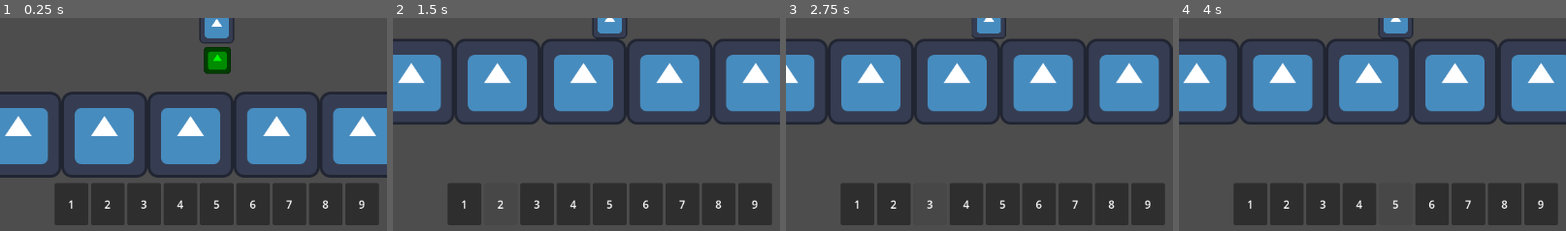
Above: before the commit, frames 1-4 (left to right).
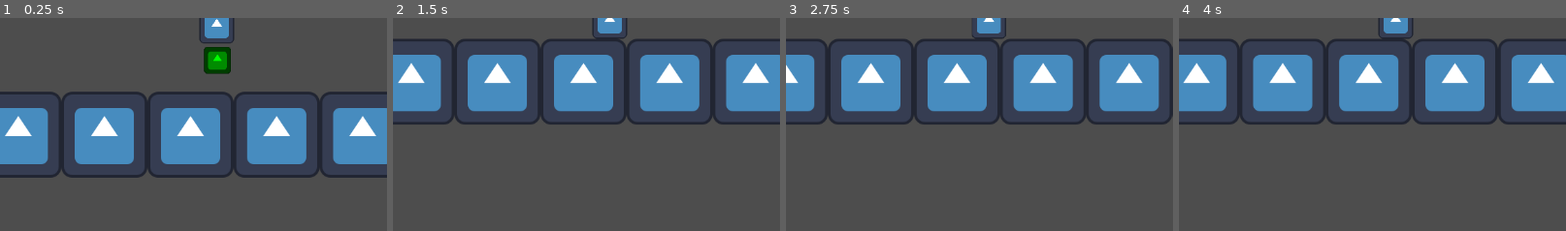
Above: after the commit, the same moments.

Repository: TheHumanMRP/RPG-Life-Tracker
Game: Godot game, scene res://Folders/Systems/Main/Scenes/main_scene.tscn
The game is run twice, just before and just after one commit, with the same random seed, the same clock (stepped at 60 frames per second) and the same inputs. The engine's default icon, where the game draws it, is replaced by a stand-in: a white triangle on a blue panel in a dark square.
Inputs (mouse positions are % of the whole screen's width and height, from its top left):
- Up to frame 1 (0.25 s): no input
- Up to frame 2 (1.5 s): drag from (31, 94) to (19, 45) at 0.52 s; drag from (36, 94) to (19, 44) at 1.27 s
- Up to frame 3 (2.75 s): tap Enter at 2 s; move the mouse to (41, 94) at 2.02 s; hold A (move_left) from 2.03 s (still down); tap T (add_test_sword) at 2.1 s; click (41, 94) at 2.17 s
- Up to frame 4 (4 s): release A (move_left) at 2.75 s; drag from (45, 94) to (45, 47) at 2.77 s; tap R (respawn) at 3.5 s; drag from (50, 94) to (55, 51) at 3.52 s
The pictures show only the part of the screen within x 22-72%, y 50-100%; the shares and areas given below are measured in that part.

The runs differ from the first frame. In frame 1, 15% of the frame differs, in the area x 14-98%, y 77-98%; in frame 2, 13%; in frame 3, 13%; in frame 4, 13%.
Error before the commit: Invalid assignment of property or key 'player' with value of type 'Array' on a base object of type 'Dictionary[String, ItemEntry]'. (res://Folders/Systems/Inve…
Error after the commit: Parse Error: Could not parse global class "InventoryItemsData" from "res://Folders/Systems/SaveManager/save_data/inventory_items_data.gd". (res://Folders/Syste…

Commit message:
Auto commit at 2026-08-05 11:07:48

Diff:
--- a/Folders/Systems/SaveManager/save_data/inventory_items_data.gd
+++ b/Folders/Systems/SaveManager/save_data/inventory_items_data.gd
@@ -1,4 +1,4 @@
 class_name InventoryItemsData
 extends Resource
 
-@export var all_inventories: Dictionary[String, ItemEntry]
+@export var all_inventories: Dictionary[String, Array[ItemEntry]]
